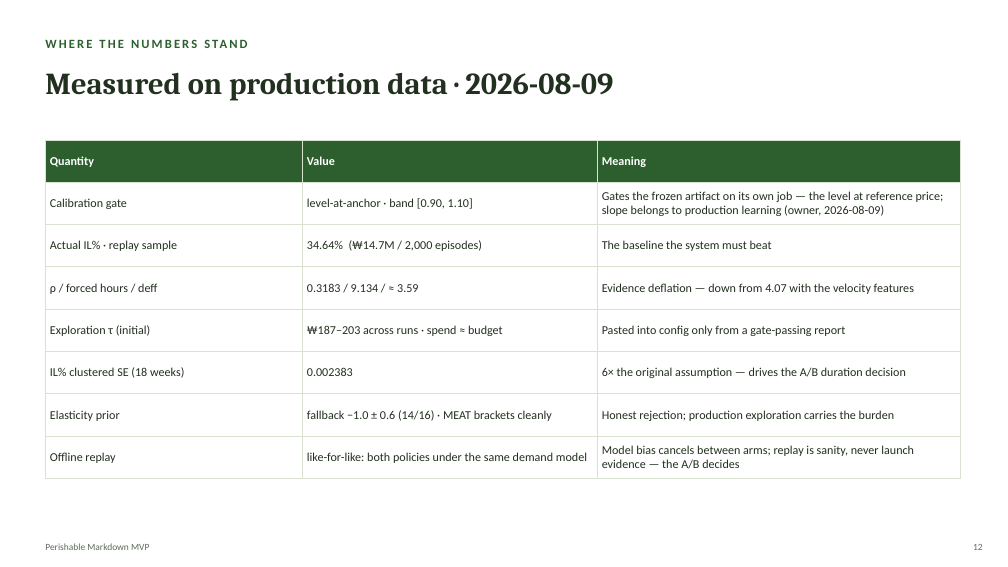
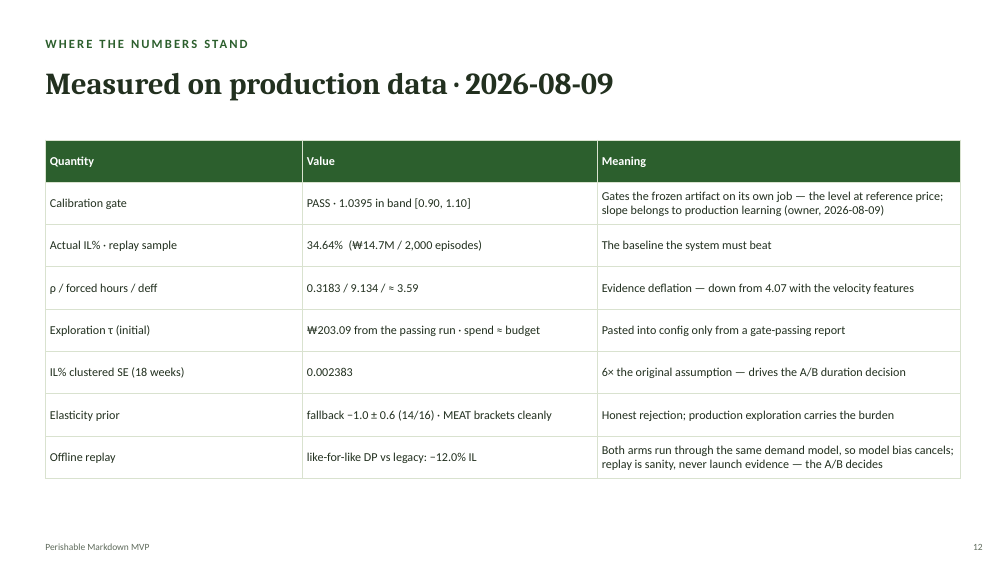
Before and after one commit to Kamalyunus/fresh-markdown, a slide deck: slide 12 of docs/perishable_markdown_tech_deck.pptx. Drawn at 1008x567 pixels with LibreOffice and Linux fonts; fonts in the diff are those of the drawing. Boxes give left, top, right and bottom in pixels: in the first picture for what was removed or moved away, otherwise in the second. Text is boxed around its words. In the diff, an @@ line names an element or a change of style, - is before the commit and + after.

```diff
--- a/docs/perishable_markdown_tech_deck.pptx
+++ b/docs/perishable_markdown_tech_deck.pptx
@@ table at (45, 140, 960, 474) @@
-row 2, column 2: level-at-anchor · band [0.90, 1.10]
+row 2, column 2: PASS · 1.0395 in band [0.90, 1.10]
-row 5, column 2: ₩187–203 across runs · spend ≈ budget
+row 5, column 2: ₩203.09 from the passing run · spend ≈ budget
-row 8, column 2: like-for-like: both policies under the same demand model
+row 8, column 2: like-for-like DP vs legacy: −12.0% IL
-row 8, column 3: Model bias cancels between arms; replay is sanity, never launch evidence — the A/B decides
+row 8, column 3: Both arms run through the same demand model, so model bias cancels; replay is sanity, never launch evidence — the A/B decides
```
Also in this commit, not shown: 5 other slides changed, 4 other files.
